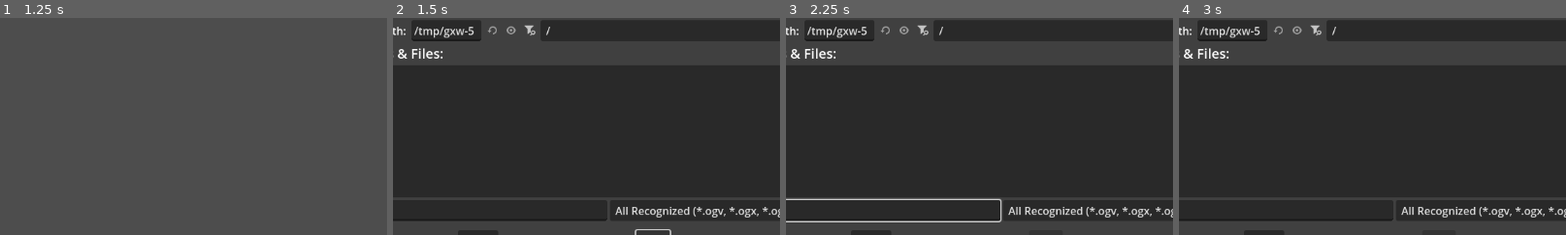
Above: before the commit, frames 1-4 (left to right).
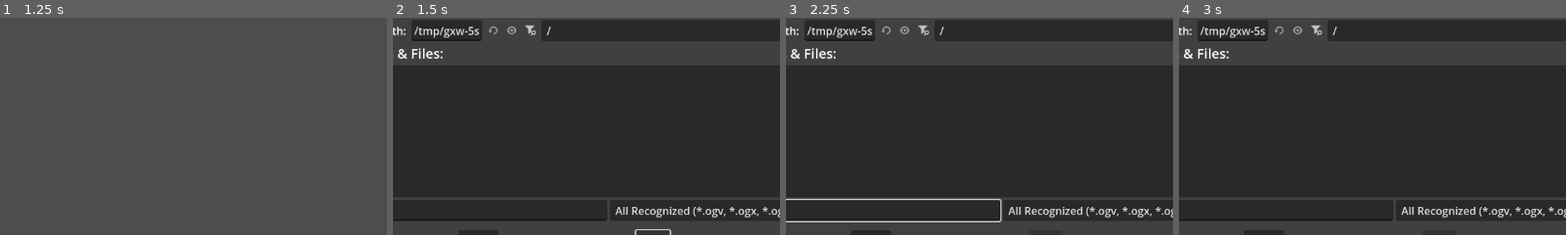
Above: after the commit, the same moments.

Repository: berarma/godot-videoplayer
Game: Godot game, scene res://video_player.tscn
Two runs of this game, one before a commit and one after it. Both use one fixed random seed, a clock stepped at 60 frames per second and the inputs below.
Inputs (mouse positions are % of the whole screen's width and height, from its top left):
- Up to frame 1 (1.25 s): click "Play" at 0.5 s
- Up to frame 2 (1.5 s): click "Open file" at 1.25 s
- Up to frame 3 (2.25 s): click (39, 67) at 2.02 s; type "12" at 2.1 s
- Up to frame 4 (3 s): click (22, 26) at 2.75 s
The pictures show only the part of the screen within x 28-78%, y 23-73%; the shares and areas given below are measured in that part.

Frame 1 is identical in both runs. In frame 2, 0.2% of the frame differs, in the area x 21-41%, y 3-10%; in frame 3, 0.2%; in frame 4, 0.2%.

Commit message:
Allow the use of a preset video stream

Diff:
--- a/video_stream_player.gd
+++ b/video_stream_player.gd
@@ -13,6 +13,8 @@
 	Signals.slider_drag_end.connect(on_slider_drag_end)
 	Signals.set_loop.connect(on_set_loop)
 	finished.connect(on_finished)
+	if stream:
+		duration = get_stream_length()
 
 
 func _process(_delta: float):
